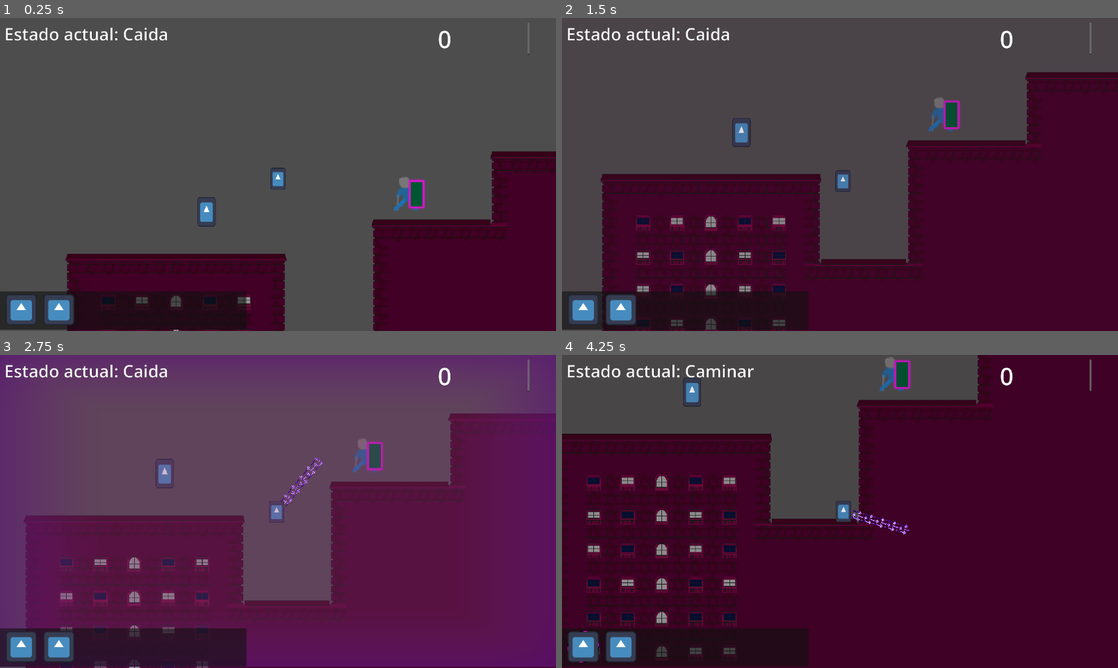
Above: before the commit, frames 1-4 (two rows, left to right).
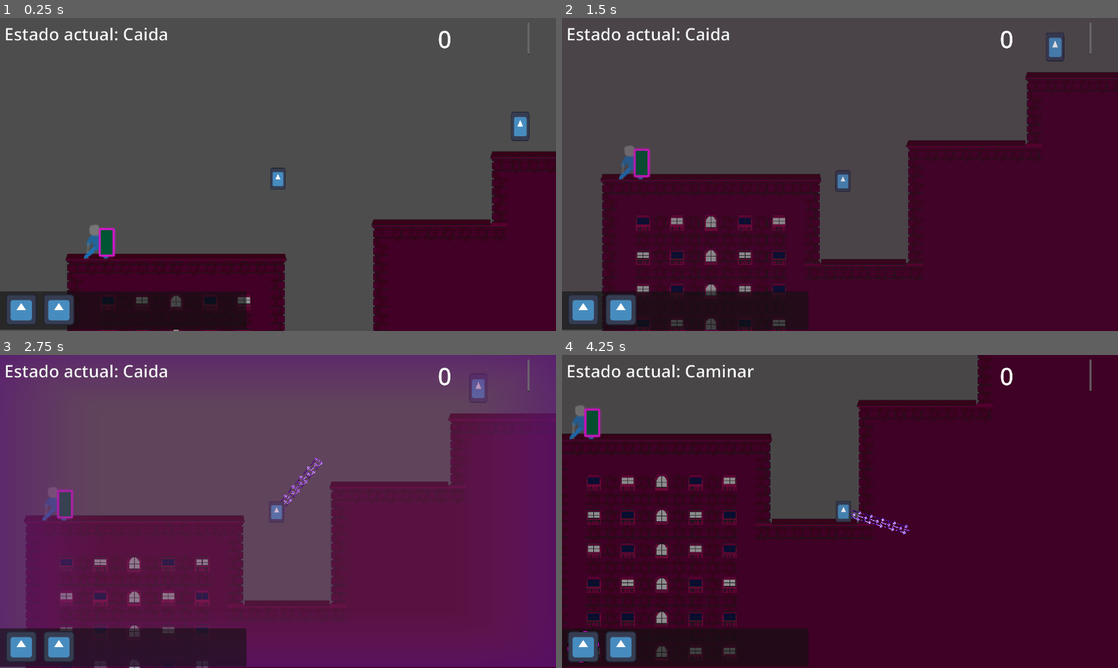
Above: after the commit, the same moments.

Repository: Proyecto-Carpincho/Proyecto-Carpincho
Game: Godot game, scene res://Scenes/stg/emTestStg00.tscn
The game is run twice, just before and just after one commit, with the same random seed, the same clock (stepped at 60 frames per second) and the same inputs. This scene is started directly instead of the project's main scene. The engine's default icon, where the game draws it, is replaced by a stand-in: a white triangle on a blue panel in a dark square.
Inputs (mouse positions are in pixels of both pictures, inside the frame that each line leads up to):
- Up to frame 1 (0.25 s): no input
- Up to frame 2 (1.5 s): move the mouse to (962, 158) at 0.52 s; press the mouse at (962, 158) at 0.53 s; hold D (Move Right) from 0.53 s (still down); tap Space (Jump) at 0.77 s; move the mouse to (728, 190) at 1.27 s; release the mouse at (728, 190) at 1.28 s; tap Ctrl (Bullet Time) at 1.35 s
- Up to frame 3 (2.75 s): tap Space (Jump) at 1.52 s; move the mouse to (333, 442) at 2.02 s; release D (Move Right) at 2.03 s; hold A (Move Left) from 2.03 s (still down); right-click (333, 442) at 2.1 s
- Up to frame 4 (4.25 s): move the mouse to (812, 574) at 2.77 s; release A (Move Left) at 2.78 s; hold D (Move Right) from 2.78 s (still down); tap Shift (Run) at 2.85 s; tap Space (Jump) at 3.02, 3.77 s; move the mouse to (1006, 558) at 3.52 s; press the mouse at (1006, 558) at 3.53 s

The runs differ from the first frame. In frame 1, 1.3% of the frame differs, in the area x 15-96%, y 30-77%; in frame 2, 1.3%; in frame 3, 1.1%; in frame 4, 1.1%.

Commit message:
Pathfinding basico

Diff:
--- a/Scenes/Em/ShieldCop.tscn
+++ b/Scenes/Em/ShieldCop.tscn
@@ -137,6 +137,10 @@
 
 [node name="Vista" type="Node2D" parent="."]
 
+[node name="RayCast0" type="RayCast2D" parent="Vista"]
+target_position = Vector2(75, -40)
+collision_mask = 9
+
 [node name="RayCast1" type="RayCast2D" parent="Vista"]
 target_position = Vector2(100, 0)
 collision_mask = 9
@@ -144,7 +148,3 @@
 [node name="RayCast2" type="RayCast2D" parent="Vista"]
 target_position = Vector2(75, 40)
 collision_mask = 9
-
-[node name="RayCast3" type="RayCast2D" parent="Vista"]
-target_position = Vector2(75, -40)
-collision_mask = 9
--- a/Scenes/stg/emTestStg00.tscn
+++ b/Scenes/stg/emTestStg00.tscn
@@ -227,6 +227,11 @@
 sources/2 = SubResource("TileSetAtlasSource_0g3x0")
 sources/5 = SubResource("TileSetAtlasSource_at1lk")
 
+[sub_resource type="NavigationPolygon" id="NavigationPolygon_kw0q7"]
+vertices = PackedVector2Array(692.133, 227.906, -395.258, 218.078, -413.719, -457.188, 701.852, -478.789)
+polygons = Array[PackedInt32Array]([PackedInt32Array(0, 1, 2, 3)])
+outlines = Array[PackedVector2Array]([PackedVector2Array(-405, 228, -424, -467, 712, -489, 702, 238)])
+
 [node name="EmTestStg00" type="Node2D"]
 
 [node name="TileMap Mapa" type="TileMapLayer" parent="."]
@@ -237,12 +242,14 @@
 tile_set = SubResource("TileSet_l773a")
 
 [node name="HeavyCop" parent="." node_paths=PackedStringArray("objetivo", "alert_manager") groups=["Enemigos"] instance=ExtResource("12_prbge")]
-position = Vector2(297, -95)
+position = Vector2(-345, -15)
 scale = Vector2(2.19, 2.19)
-collision_layer = 12
+collision_layer = 13
+collision_mask = 5
 objetivo = NodePath("../Jugador")
 alert_manager = NodePath("../AlertManager")
 grupo = "Enemigos"
+SPEED = 100
 
 [node name="Jugador" parent="." instance=ExtResource("11_p00kn")]
 z_index = 0
@@ -265,8 +272,13 @@
 life = 240
 
 [node name="StaticBody2D" parent="." instance=ExtResource("13_r0q7f")]
-position = Vector2(-124, -31)
+position = Vector2(526, -208)
 
 [node name="AlertManager" type="Node" parent="."]
 script = ExtResource("14_kw0q7")
+grupo = "Enemigos"
 metadata/_custom_type_script = "uid://cl5id8ntqh8y3"
+
+[node name="NavigationRegion2D" type="NavigationRegion2D" parent="."]
+position = Vector2(-28, -31)
+navigation_polygon = SubResource("NavigationPolygon_kw0q7")
--- a/Scripts/Em/Enemigo.gd
+++ b/Scripts/Em/Enemigo.gd
@@ -4,13 +4,17 @@
 @export var objetivo:Entidad
 @export var alert_manager:AlertManager
 @export var grupo:String
+@export var SPEED:int
 
+@onready var nav:NavigationAgent2D = $NavigationAgent2D
 var estado_alerta:AlertManager.alertStatus
 var vio_jugador:bool
+var stunned:bool
 
 func _ready() -> void:
 	add_to_group(grupo)
 	vio_jugador = false
+	stunned = false
 	if objetivo == null:
 		objetivo = Entidad.new()
 	if alert_manager == null:
@@ -20,7 +24,56 @@
 func _process(delta: float) -> void:
 	for i in 3:
 		if $Vista.get_child(i).get_collider() == objetivo:
-			alert_manager.llamar_alerta(AlertManager.alertStatus.ALERTA)
+			ver_jugador()
+		else:
+			vio_jugador = false
+
+func _physics_process(delta: float) -> void:
+	var direction:Vector2
+	if not is_on_floor():
+		velocity += get_gravity() * delta
+	match estado_alerta:
+		1:
+			pass
+		2:
+			if vio_jugador == true:
+				nav.target_position = objetivo.position
+			else:
+				nav.target_position = alert_manager.upc
+			direction = (nav.get_next_path_position() - global_position).normalized()
+			if direction.x > global_position.x:
+				scale.x = 1
+			elif direction.x < global_position.x:
+				scale.x = -1
+			velocity = velocity.lerp(direction * SPEED, 5 * delta)
+	move_and_slide()
 
 func cambiar_alerta(estado:AlertManager.alertStatus):
 	estado_alerta = estado
+	if estado == 3:
+		for i in 3:
+			$Vista.get_child(i).target_position.x *= 2
+			$Vista.get_child(i).target_position.y *= 2
+	elif estado_alerta == AlertManager.alertStatus.PRECAUCION:
+		for i in 3:
+			$Vista.get_child(i).target_position.x /= 2
+			$Vista.get_child(i).target_position.y /= 2
+	estado_alerta = estado
+
+func ver_jugador():
+	# TODO limpiar
+	vio_jugador = true
+	if estado_alerta == AlertManager.alertStatus.PRECAUCION:
+		alert_manager.llamar_alerta(AlertManager.alertStatus.ALERTA)
+		return
+	if estado_alerta == AlertManager.alertStatus.ALERTA:
+		for i in 3:
+			if $Vista.get_child(i).get_collider() == objetivo:
+				alert_manager.actualizar_upc(objetivo.position)
+		return
+	await get_tree().create_timer(2).timeout
+	if !stunned && estado_alerta == AlertManager.alertStatus.NORMAL:
+		alert_manager.llamar_alerta(AlertManager.alertStatus.PRECAUCION)
+		await get_tree().create_timer(0.5).timeout
+		alert_manager.llamar_alerta(AlertManager.alertStatus.ALERTA)
+		print("tmout")
--- a/Scripts/alert_manager.gd
+++ b/Scripts/alert_manager.gd
@@ -5,8 +5,10 @@
 
 @export var grupo:String
 @export var tiempo_maximo:int
-var estado_alerta
-var fuerza_alerta
+
+var estado_alerta:alertStatus
+var fuerza_alerta:int
+var upc:Vector2 # Ultima posicion conocida
 
 func _ready() -> void:
 	fuerza_alerta = 0
@@ -24,4 +26,7 @@
 
 	if fuerza_alerta >= 2:
 		estado_alerta = alertStatus.ALERTA
+	get_tree().call_group(grupo, "cambiar_alerta", estado_alerta)
 	Ui.set_alert(estado_alerta)
+func actualizar_upc(pos:Vector2):
+	upc = pos
Not shown: 1 places in Scenes/stg/emTestStg00.tscn that only renumber resources
